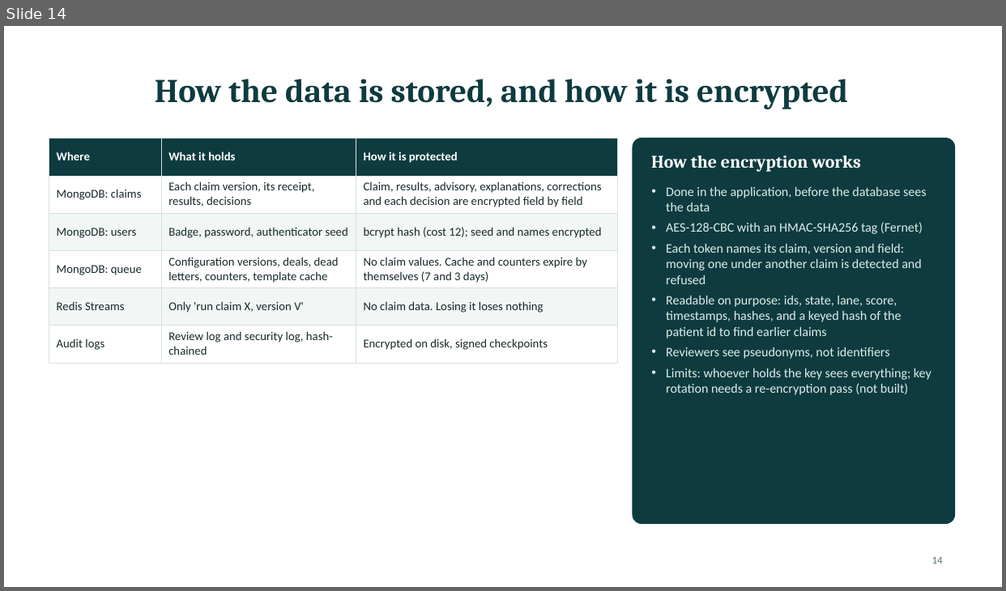
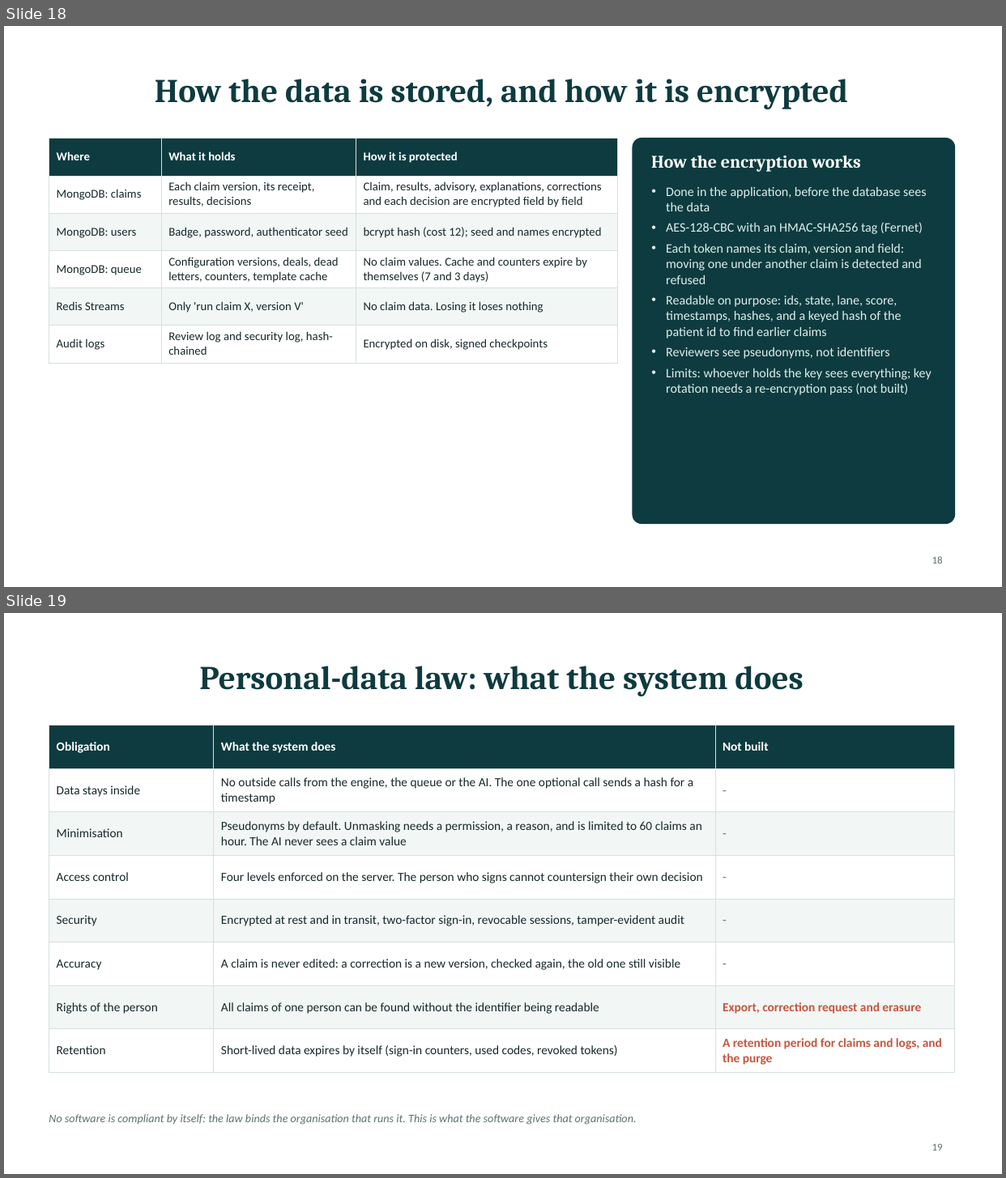
Before and after one commit to PublisherX02/Claim_Guard, a slide deck: docs/presentation/ClaimGuard_Mentor_Session.pptx. Shown one above the other, each under a label of ours: slide 14 before the commit, slides 18 and 19 after it. The pictures are 1006x591 and 1006x1178 pixels, drawn with LibreOffice and Linux fonts; fonts in the diff are those of the drawing. Boxes give left, top, right and bottom in pixels: in the first picture for what was removed or moved away, otherwise in the second. Text is boxed around its words. In the diff, an @@ line names an element or a change of style, - is before the commit and + after.

```diff
--- a/docs/presentation/ClaimGuard_Mentor_Session.pptx
+++ b/docs/presentation/ClaimGuard_Mentor_Session.pptx
@@ slide 19 added at bbox=[4, 613, 1002, 1174], background #FFFFFF @@
@@ title added at bbox=[199, 666, 803, 696], 32 pt, text #0E3B3F, bold @@
+Personal-data law: what the system does
@@ table added at bbox=[49, 726, 955, 1068], 8 rows, 3 columns @@
+Obligation | What the system does | Not built
+Data stays inside | No outside calls from the engine, the queue or the AI. The one optional call sends a hash for a timestamp | -
+Minimisation | Pseudonyms by default. Unmasking needs a permission, a reason, and is limited to 60 claims an hour. The AI never sees a claim value | -
+Access control | Four levels enforced on the server. The person who signs cannot countersign their own decision | -
+Security | Encrypted at rest and in transit, two-factor sign-in, revocable sessions, tamper-evident audit | -
+Accuracy | A claim is never edited: a correction is a new version, checked again, the old one still visible | -
+Rights of the person | All claims of one person can be found without the identifier being readable | Export, correction request and erasure
+Retention | Short-lived data expires by itself (sign-in counters, used codes, revoked tokens) | A retention period for claims and logs, and the purge
@@ text added at bbox=[49, 1114, 637, 1125], 11 pt, text #5C7173, italic @@
+No software is compliant by itself: the law binds the organisation that runs it. This is what the software gives that organisation.
@@ page number added at bbox=[932, 1144, 943, 1151], 10 pt, text #5C7173 @@
+19
@@ what was slide 14 is now slide 18 @@
@@ page number at bbox=[932, 557, 943, 564]: text changed @@
-14
+18
```
Also in this commit, not shown: 3 slides changed, 5 other slides added, 2 other files.
